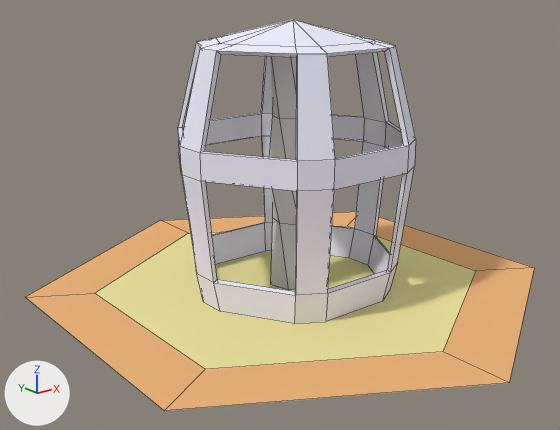
What one commit did to the Blender file automancy/models/tiles/basic/files/extractor.blend.
Both versions are drawn from a camera (50 mm lens) standing at (-1.79, -2.16, 1.15) and looking at (-0.08, -0.02, 0.29). Every picture has the same lights, and +X, +Y and +Z are marked at lower left. Mesh edges are drawn as thin lines.

Names of what the first picture shows: '0-base', '1-top', '2-extractor', '3-drill'.
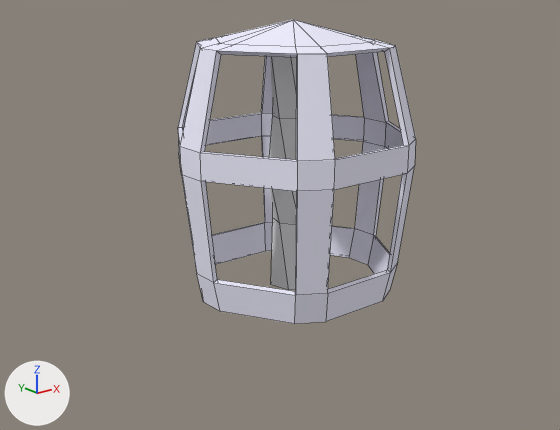
Pixel boxes (x1, y1, x2, y2) of what changed, in the pictures (560 x 430 px):
'0-base', deleted (beige)
    before: (26, 211, 534, 411)
'1-top', deleted (beige)
    before: (95, 226, 476, 369)

Edits to the bpy script that builds the scene:
```text
Remove ob_1_top:
    ob_1_top = bpy.data.objects.new('1-top', me_cylinder_003)
    ob_1_top.location = (0.0, 0.0, 0.0)
Remove ob_0_base:
    ob_0_base = bpy.data.objects.new('0-base', me_cylinder_006)
    ob_0_base.location = (0.0, 0.0, 0.0)
```
